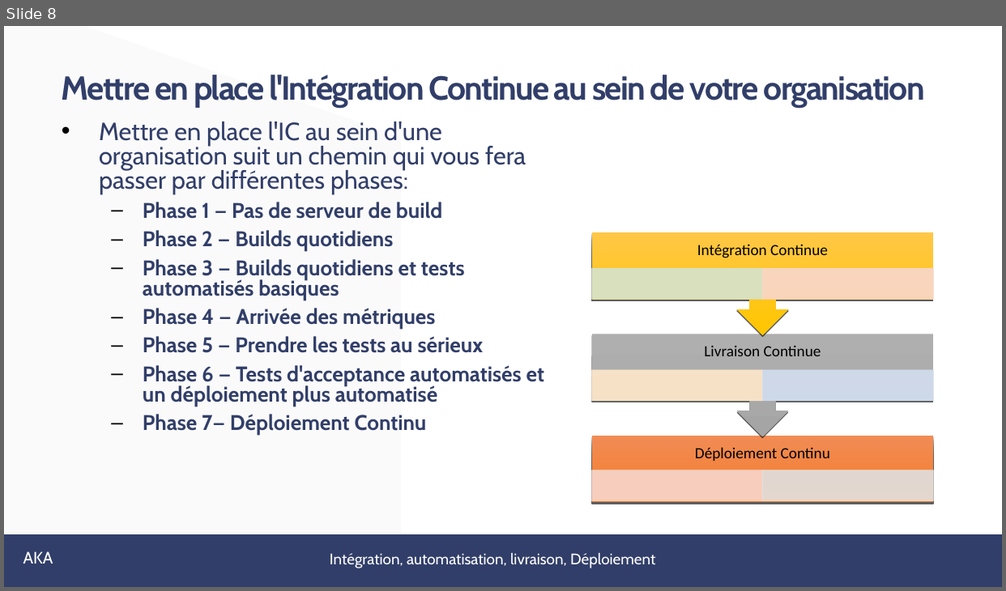
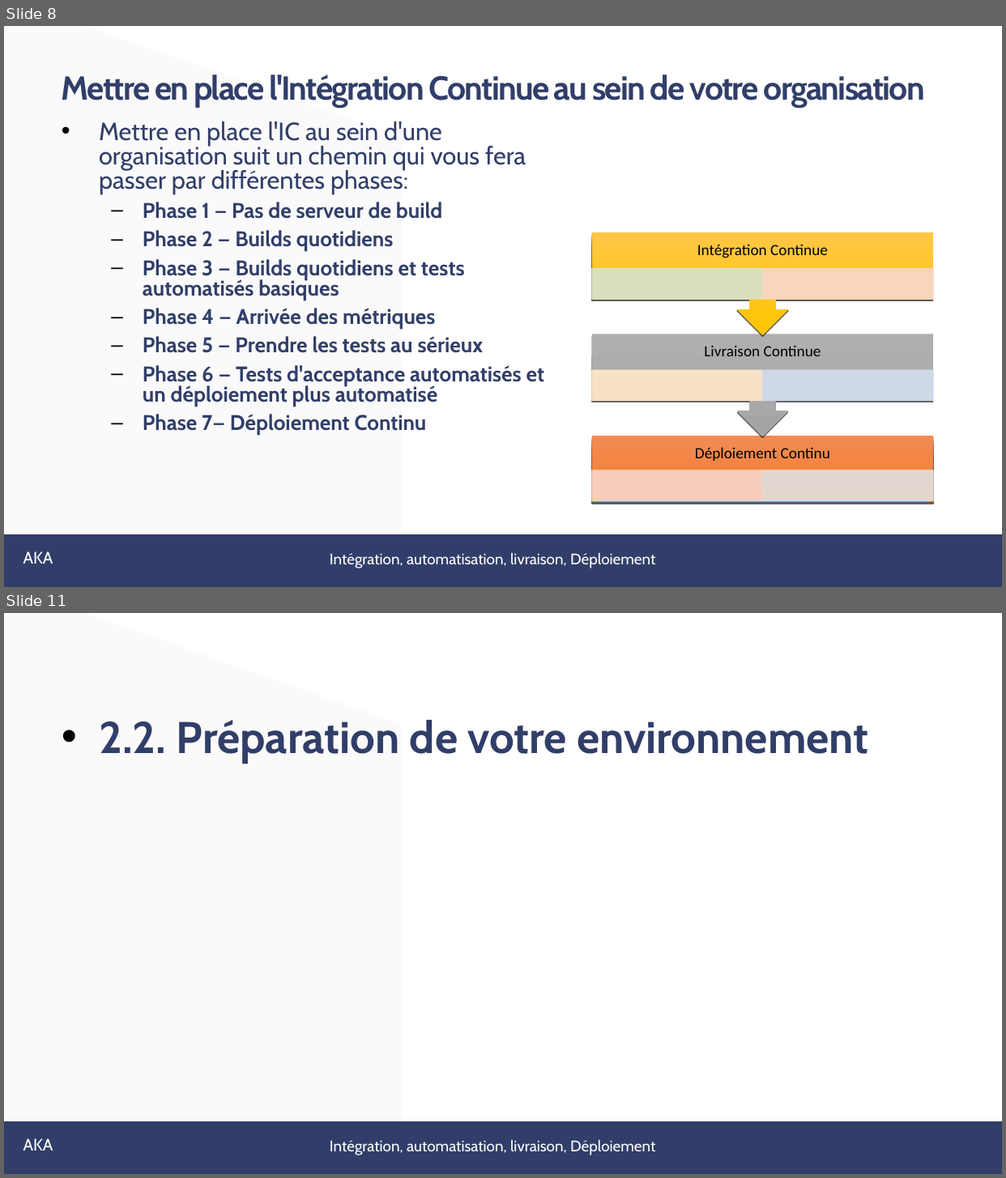
Before and after one commit to Badis42/mesprojets, a slide deck: projet_jenkins/Jenkins.odp. Shown one above the other, each under a label of ours: slide 8 before the commit, slides 8 and 11 after it; the slides between them are not shown. The pictures are 1006x591 and 1006x1178 pixels, drawn with LibreOffice and Linux fonts; fonts in the diff are those of the drawing. Boxes give left, top, right and bottom in pixels: in the first picture for what was removed or moved away, otherwise in the second. Text is boxed around its words. In the diff, an @@ line names an element or a change of style, - is before the commit and + after.

```diff
--- a/projet_jenkins/Jenkins.odp
+++ b/projet_jenkins/Jenkins.odp
@@ slide 11 added at [4,613,1002,1174], background #FFFFFF; not listed: 4 template elements that a slide beside it also shows @@
@@ text added at [99,720,868,763], 42.7 pt, text #313E69, bold @@
+• 2.2. Préparation de votre environnement
```
Also in this commit, not shown: 1 slide changed, 2 other slides added, 28 other files.
